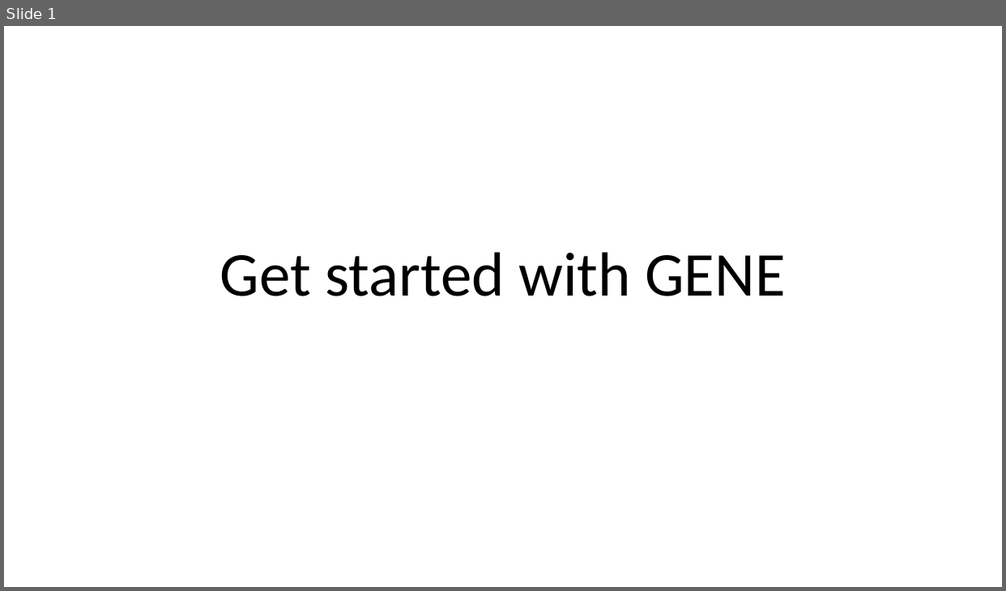
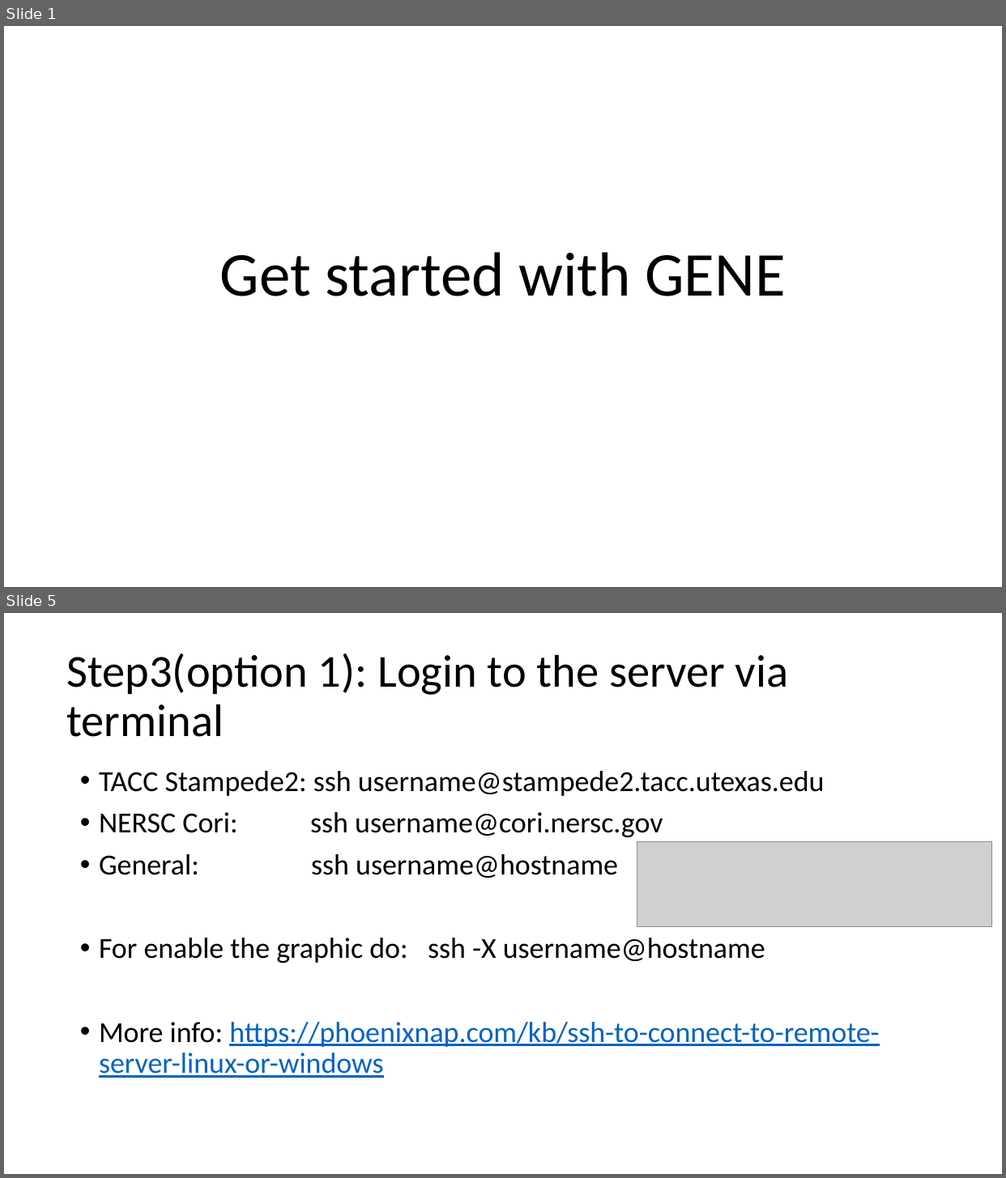
Before and after one commit to maxtcurie/Physics_Helper, a slide deck: Intro_to_GENE/0_Getting_started_with_GENE.pptx. Shown one above the other, each under a label of ours: slide 1 before the commit, slides 1 and 5 after it; the slides between them are not shown. The pictures are 1006x591 and 1006x1178 pixels, drawn with LibreOffice and Linux fonts; fonts in the diff are those of the drawing; grey boxes stand for pictures. Boxes give left, top, right and bottom in pixels: in the first picture for what was removed or moved away, otherwise in the second. Text is boxed around its words. In the diff, an @@ line names an element or a change of style, - is before the commit and + after.

```diff
--- a/Intro_to_GENE/0_Getting_started_with_GENE.pptx
+++ b/Intro_to_GENE/0_Getting_started_with_GENE.pptx
@@ slide 5 added at (4,613,1002,1174), background #FFFFFF @@
@@ title added at (66,653,788,737), 44 pt, text #000000 @@
+Step3(option 1): Login to the server via terminal
@@ text added at (99,771,879,1078), 28 pt, text #000000 @@
+• TACC Stampede2: ssh username@stampede2.tacc.utexas.edu
+• NERSC Cori: ssh username@cori.nersc.gov
+• General: ssh username@hostname
+• For enable the graphic do: ssh -X username@hostname
+• More info: https://phoenixnap.com/kb/ssh-to-connect-to-remote-server-linux-or-windows
@@ picture added at (637,842,992,927) @@
```
Also in this commit, not shown: 1 slide changed, 6 other slides added, 2 other files.
